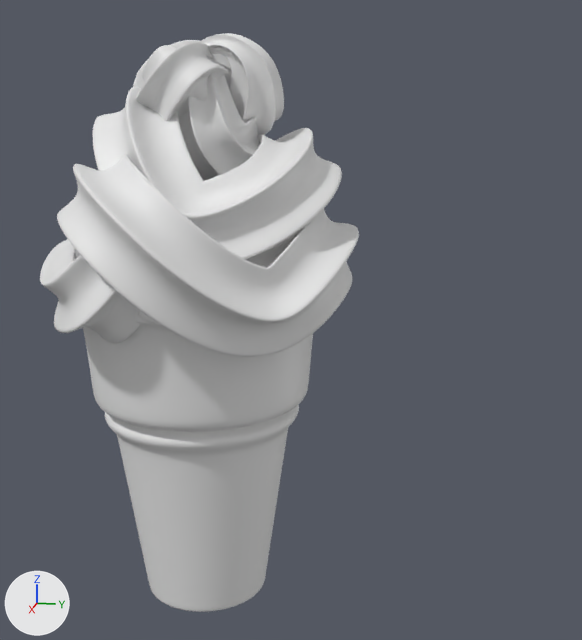
What one commit did to the Blender file ice_cream.blend.
Before and after are seen from a camera (50 mm lens) standing at (6.89, 2.22, 3.17) and looking at (-0.02, 0.84, 1.44). Arrows for +X, +Y and +Z are at lower left; the lights stay in place.
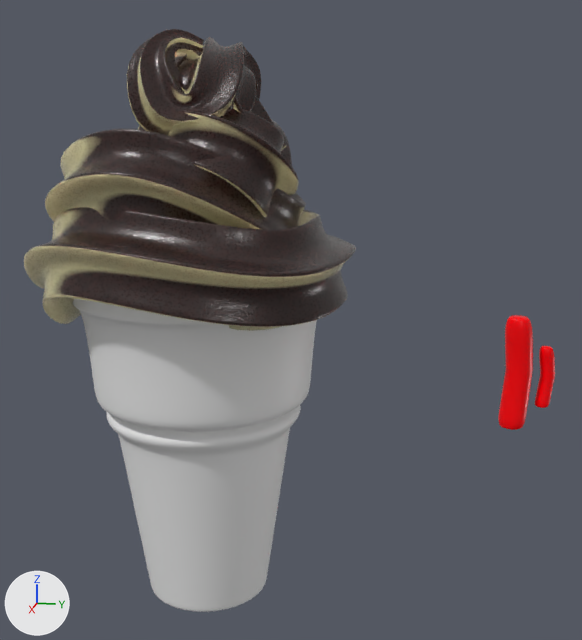
Pixel boxes [x1, y1, x2, y2] of what changed, in the pictures (582 x 640 px):
```json
{"object": "Circle", "change": "recoloured, moved, turned", "before": [40, 33, 359, 357], "after": [24, 29, 356, 331]}
{"object": "Cylinder", "change": "moved", "before": [83, 307, 313, 612], "after": [73, 299, 317, 612]}
{"object": "Cylinder.001", "change": "shown", "after": [498, 315, 533, 430]}
{"object": "Cylinder.003", "change": "shown", "after": [535, 346, 555, 408]}
```

The change, as JSON lines over the scene's bpy script:
```json
{"op": "add", "block": "mat_material_001", "code": ["mat_material_001 = bpy.data.materials.new('Material.001')", "# nodes: BsdfPrincipled, Bump, Math, Mix, NewGeometry, OutputMaterial, TexNoise, ValToRGB", "# colours: beige #bab38a, black #29120f, black #000000, white #ffffff"]}
{"block": "me_circle_001", "where": "me_circle_001.from_pydata(...)  # 1890 vertices, 1872 faces; spans x -1.6..1.09, y -1.37..1.49, z -1.66..1.63"}
{"op": "add", "block": "me_circle_001", "code": "me_circle_001.materials.append(mat_material_001)"}
{"op": "set", "path": "ob_cylinder.location", "old": "(0.0, 0.0, 0.0)", "new": "(0.0, 0.02, 0.0)"}
{"op": "set", "path": "ob_circle.location", "old": "(0.01, 0.02, 2.36)", "new": "(0.01, 0.0, 2.36)"}
{"op": "set", "path": "ob_circle.rotation_euler", "old": "(0.0, 1.571, 0.0)", "new": "(-10.4, 1.571, 0.0)", "note": "degrees (0, 90, 0) -> degrees (124, 90, 0)"}
{"op": "remove", "block": "ob_cylinder_003", "code": "ob_cylinder_003.hide_set(True)"}
{"op": "remove", "block": "ob_cylinder_001", "code": "ob_cylinder_001.hide_set(True)"}
```
